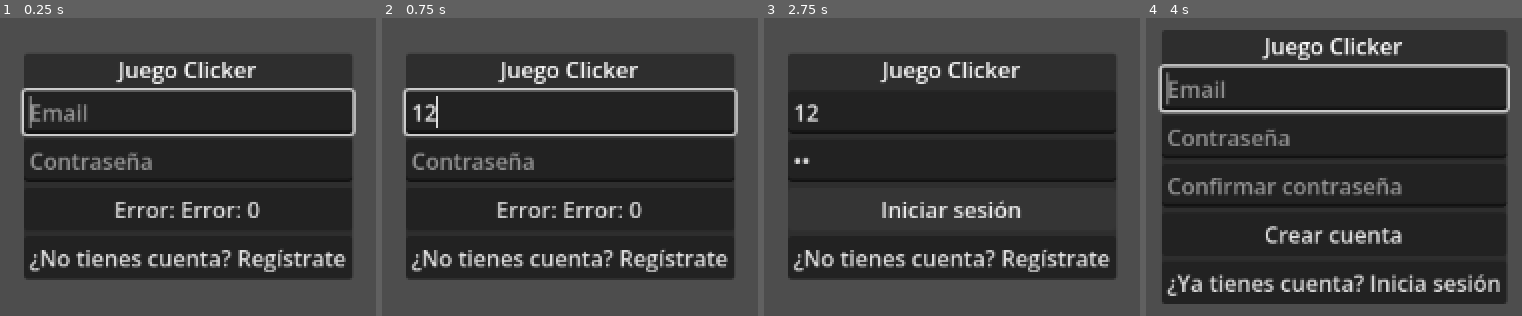
Above: before the commit, frames 1-4 (left to right).
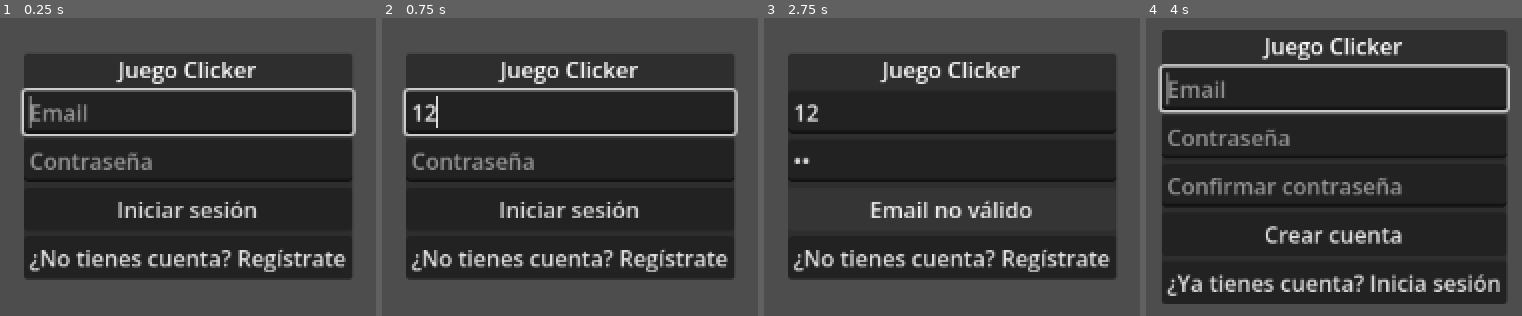
Above: after the commit, the same moments.

Repository: FormosoCrl/Juego-Clicker-Sin-Nombre-Por-Ahora
Game: Godot game, scene res://scenes/Login.tscn
The game is run twice, just before and just after one commit, with the same random seed, the same clock (stepped at 60 frames per second) and the same inputs.
Inputs (mouse positions are in pixels of both pictures, inside the frame that each line leads up to):
- Up to frame 1 (0.25 s): no input
- Up to frame 2 (0.75 s): click (570, 113) at 0.52 s; type "12" at 0.6 s
- Up to frame 3 (2.75 s): click (952, 161) at 0.75 s; type "12" at 0.83 s; click "Error: Error: 0" (after the commit: "Iniciar sesión") at 1.25 s; click "Email no válido" at 2 s
- Up to frame 4 (4 s): click "Iniciar sesión" (after the commit: "Email no válido") at 2.75 s; click "¿No tienes cuenta? Regístrate" at 3.5 s

The runs differ from the first frame. In frame 1, 1.3% of the frame differs, in the area x 30-70%, y 61-68%; in frame 2, 1.3%; in frame 3, 1.5%, in the area x 28-72%, y 61-68%; in frame 4, nothing differs.

Commit message:
feat(firebase): session persistence with local refresh token
Al iniciar sesión se guarda el refresh_token en user://session.dat.
Al arrancar el juego se intenta restaurar la sesión automáticamente
saltando la pantalla de login. Si el token ha caducado o no existe,
se muestra el login sin mensaje de error.

Co-Authored-By: Claude Sonnet 4.6 <noreply@anthropic.com>

Diff:
--- a/juego-clicker/autoloads/Firebase.gd
+++ b/juego-clicker/autoloads/Firebase.gd
@@ -7,6 +7,7 @@
 
 const FIRESTORE_URL: String = "https://firestore.googleapis.com/v1/projects/%s/databases/(default)/documents"
 const AUTH_URL: String = "https://identitytoolkit.googleapis.com/v1/accounts"
+const SESSION_FILE: String = "user://session.dat"
 
 # ─── ESTADO ───────────────────────────────────────────────────────────────────
 
@@ -33,7 +34,10 @@
 	if FIREBASE_PROJECT_ID == "" or FIREBASE_API_KEY == "":
 		push_warning("Firebase: proyecto no configurado. Modo offline activo.")
 		return
-	sign_in_anonymous()
+	if load_session():
+		_restore_session()
+	else:
+		emit_signal("auth_failed", "NO_SESSION")
 
 # ─── AUTENTICACIÓN ────────────────────────────────────────────────────────────
 
@@ -83,6 +87,71 @@
 	GameState.is_logged_in = true
 	_is_ready = true
 
+	save_session()
+	emit_signal("auth_completed", _uid)
+	_flush_pending_operations()
+	load_player_data()
+
+# ─── PERSISTENCIA DE SESIÓN ───────────────────────────────────────────────────
+
+func save_session() -> void:
+	if _refresh_token == "" or _uid == "":
+		return
+	var data: Dictionary = {
+		"refresh_token": _refresh_token,
+		"uid": _uid,
+	}
+	var file := FileAccess.open(SESSION_FILE, FileAccess.WRITE)
+	if file:
+		file.store_string(JSON.stringify(data))
+		file.close()
+
+func load_session() -> bool:
+	if not FileAccess.file_exists(SESSION_FILE):
+		return false
+	var file := FileAccess.open(SESSION_FILE, FileAccess.READ)
+	if not file:
+		return false
+	var text: String = file.get_as_text()
+	file.close()
+	var parsed = JSON.parse_string(text)
+	if not parsed is Dictionary:
+		return false
+	_refresh_token = parsed.get("refresh_token", "")
+	_uid = parsed.get("uid", "")
+	if _refresh_token == "" or _uid == "":
+		return false
+	return true
+
+func clear_session() -> void:
+	if FileAccess.file_exists(SESSION_FILE):
+		DirAccess.remove_absolute(SESSION_FILE)
+	_refresh_token = ""
+	_id_token = ""
+	_uid = ""
+	_is_ready = false
+	GameState.is_logged_in = false
+	GameState.uid = ""
+
+func _restore_session() -> void:
+	var url: String = "https://securetoken.googleapis.com/v1/token?key=" + FIREBASE_API_KEY
+	var body: Dictionary = {
+		"grant_type": "refresh_token",
+		"refresh_token": _refresh_token,
+	}
+	_post(url, body, _on_session_restored, false)
+
+func _on_session_restored(result: int, response_code: int, body: Dictionary) -> void:
+	if result != HTTPRequest.RESULT_SUCCESS or response_code != 200:
+		clear_session()
+		emit_signal("auth_failed", "SESSION_EXPIRED")
+		return
+	_id_token = body.get("id_token", "")
+	_refresh_token = body.get("refresh_token", _refresh_token)
+	_token_expiry = Time.get_unix_time_from_system() + 3600
+	GameState.uid = _uid
+	GameState.is_logged_in = true
+	_is_ready = true
 	emit_signal("auth_completed", _uid)
 	_flush_pending_operations()
 	load_player_data()
--- a/juego-clicker/scripts/login.gd
+++ b/juego-clicker/scripts/login.gd
@@ -146,6 +146,9 @@
 
 func _on_auth_failed(error: String) -> void:
 	_set_loading(false)
+	if error == "NO_SESSION" or error == "SESSION_EXPIRED":
+		_show_login()
+		return
 	var on_register: bool = register_view.visible
 	match error:
 		"EMAIL_EXISTS":
